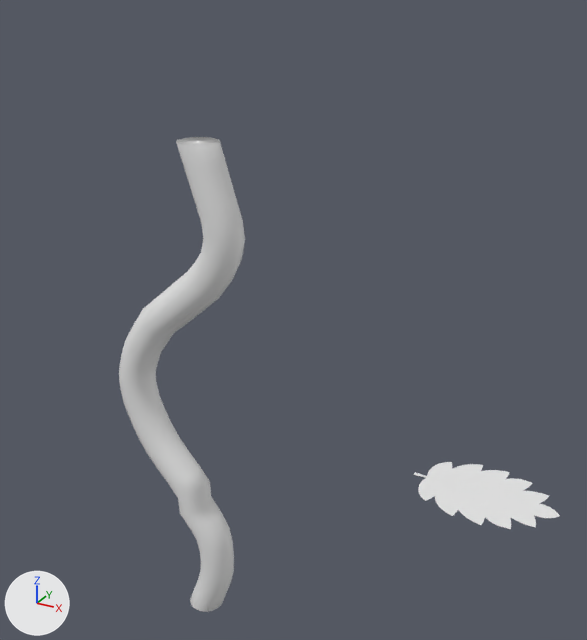
Before and after pictures for a commit that changed the Blender file Ufo-ogrodnik/Assets/Models/plant2.blend.
Both versions are drawn from a 50 mm lens placed at (5.73, -7.72, 8.75), pointed at (1.32, 0.3, 4.75). Lighting does not change. The marker at lower left points along +X, +Y and +Z.
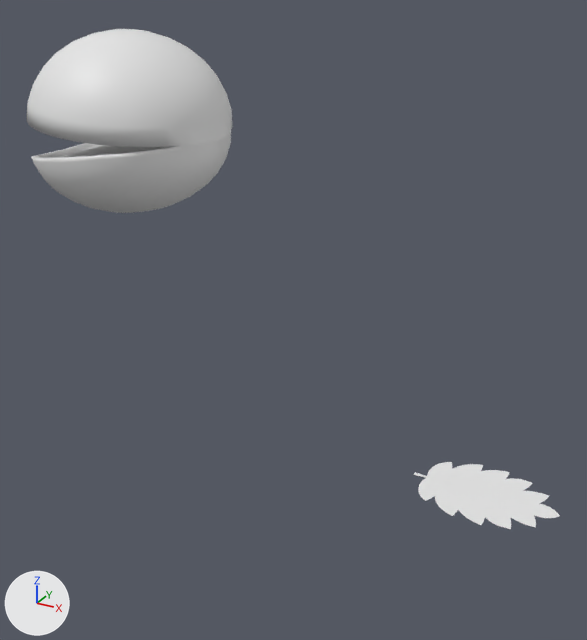
Edits to the bpy script that builds the scene:
```text
Add me_sphere_001_1:
    me_sphere_001_1.from_pydata(...)  # 696 vertices, 702 faces; spans x -1.0..0.99, y -1.0..1.0, z -1.05..1.0
    me_sphere_001_1.polygons.foreach_set('use_smooth', [True] * 702)
Remove ob_cylinder:
    ob_cylinder = bpy.data.objects.new('Cylinder', me_cylinder)
    ob_cylinder.location = (0.0, 0.0, 3.44)
    ob_cylinder.scale = (0.25, 0.25, 3.44)
Add ob_gora_glowy:
    ob_gora_glowy = bpy.data.objects.new('gora glowy', me_sphere_001_1)
    ob_gora_glowy.location = (-0.72, 0.0, 7.02)
    ob_gora_glowy.rotation_euler = (0.0, 0.0873, 0.0)  # degrees (0, 5, 0)
    ob_gora_glowy.scale = (1.2, 1.2, 1.03)
```

Where the change shows, as pixel boxes [x1, y1, x2, y2] in the pictures (587 x 640 px):
'gora glowy', added
    after: [27, 29, 233, 213]
'Cylinder', deleted
    before: [119, 137, 245, 612]
